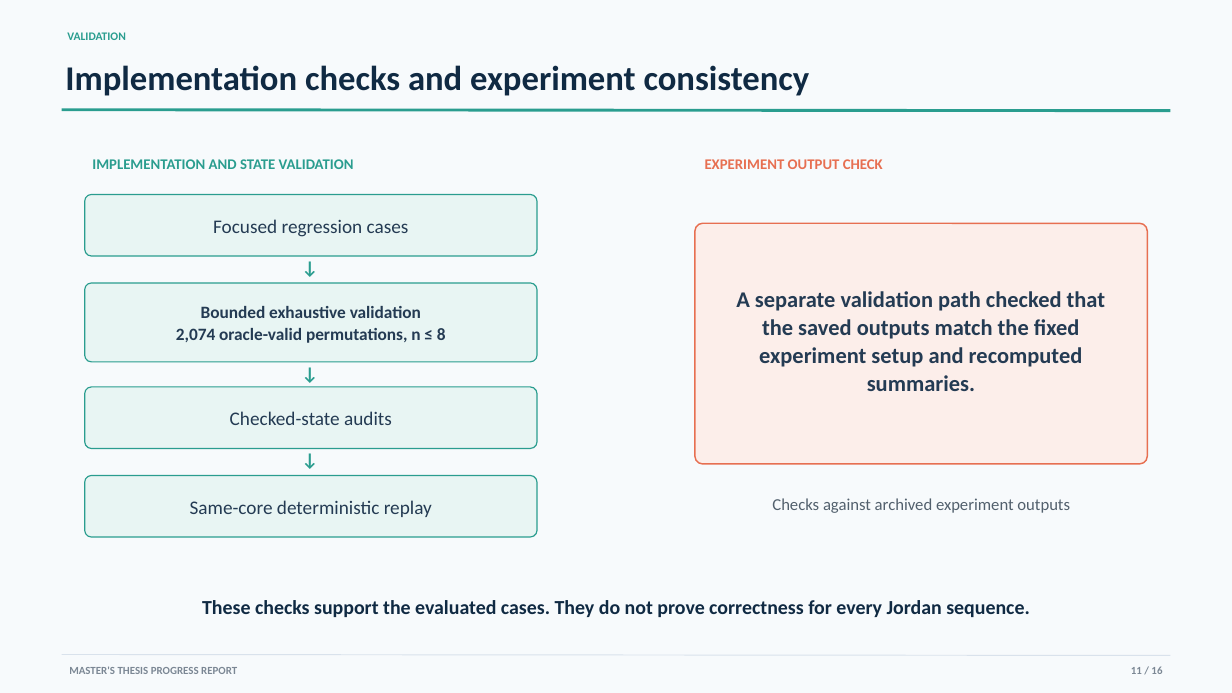
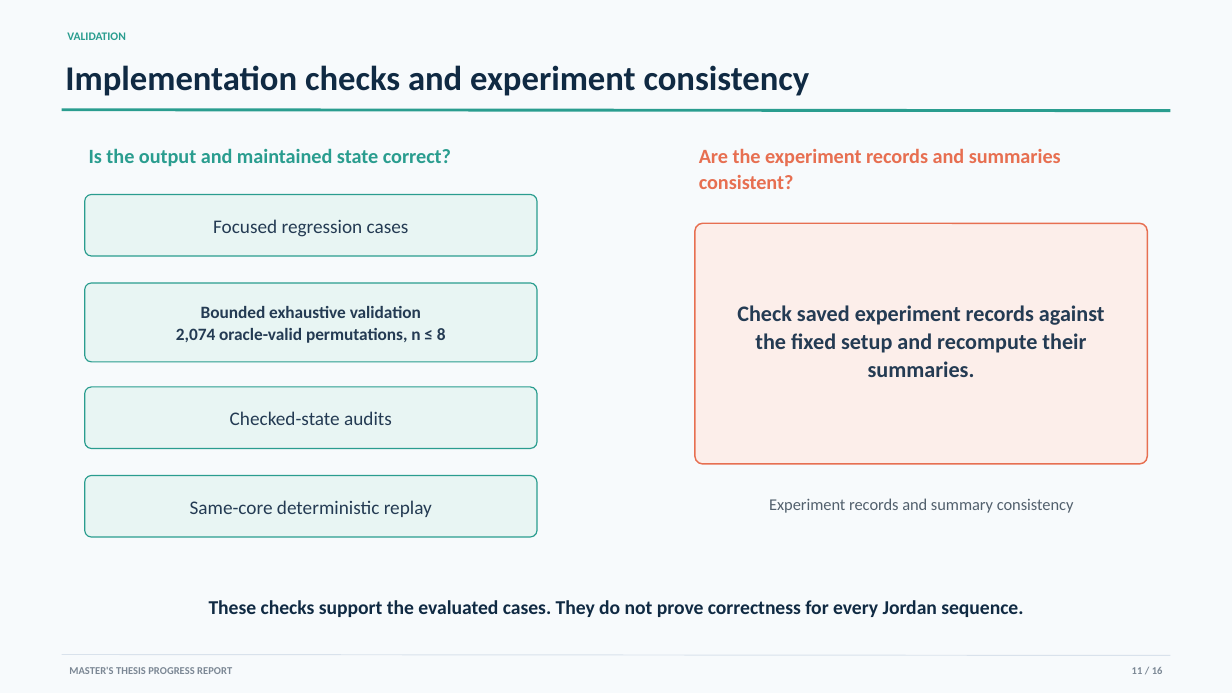
Before and after one commit to YixueWang983/jordan-sorting, a slide deck: slide 11 of presentations/progress_report/Jordan_Sorting_Progress_Report.pptx. Drawn at 1232x693 pixels with LibreOffice and Linux fonts; fonts in the diff are those of the drawing. Boxes give left, top, right and bottom in pixels: in the first picture for what was removed or moved away, otherwise in the second. Text is boxed around its words. In the diff, an @@ line names an element or a change of style, - is before the commit and + after.

Commit message:
Clarify progress report inputs, validation roles, and result scope

```diff
--- a/presentations/progress_report/Jordan_Sorting_Progress_Report.pptx
+++ b/presentations/progress_report/Jordan_Sorting_Progress_Report.pptx
@@ text at [89,148,451,166]: text changed; size 11.5 to 15.8 pt @@
-IMPLEMENTATION AND STATE VALIDATION
+Is the output and maintained state correct?
@@ text added at [699,149,1061,189], 15.8 pt, text #E76F51, bold @@
+Are the experiment records and summaries consistent?
@@ text removed at [705,159,883,169] @@
-EXPERIMENT OUTPUT CHECK
@@ text removed at [275,253,345,280] @@
-↓
@@ text at [737,305,1105,377]: text changed; size 17.5 to 17.2 pt @@
-A separate validation path checked that the saved outputs match the fixed experiment setup and recomputed summaries.
+Check saved experiment records against the fixed setup and recompute their summaries.
@@ text removed at [275,360,345,386] @@
-↓
@@ text removed at [275,445,345,472] @@
-↓
@@ text at [769,498,1074,513]: text changed; size 13 to 12.8 pt @@
-Checks against archived experiment outputs
+Experiment records and summary consistency
@@ text "These checks support the evaluated ..." at [209,600,1023,617]: size 15.5 to 15.3 pt @@
@@ text "MASTER'S THESIS PROGRESS REPORT" at [69,667,232,674]: size 8.5 to 8.2 pt @@
@@ text "11 / 16" at [1132,667,1163,674]: size 8.5 to 8.2 pt @@
```
Also in this commit, not shown: 4 other slides changed, 5 other files.
